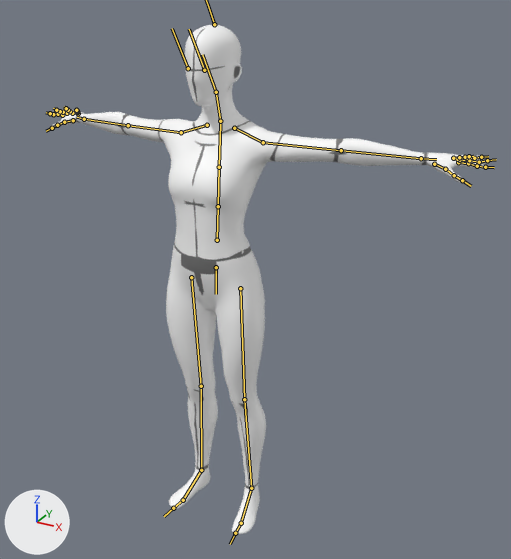
One commit to the Blender file characters/essential/adult-female/adult-female.blend: the scene before it, then after it.
Rendered twice from a camera (50 mm lens) standing at (1.088, -1.722, 1.769) and looking at (0.082, 0.106, 0.855). The axes (+X, +Y, +Z) are drawn at lower left. The lights are the same throughout. Both versions are drawn at frame 0 of the action 'ArmatureAction'; the numbers are the values there. The bones that bend it are drawn over the model as lines.

The first picture shows 'adult-female'.
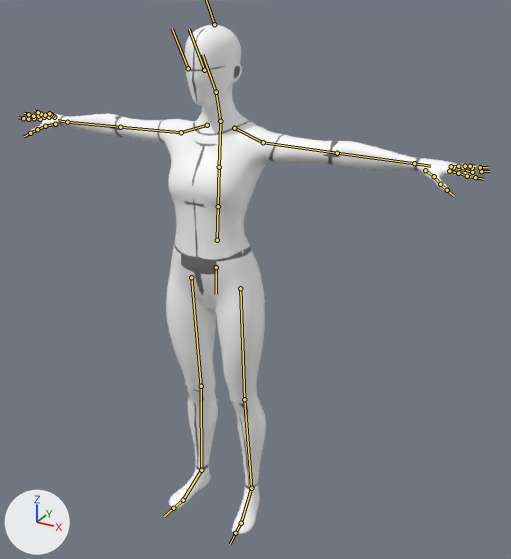
Commit message: Make the arms and hands better.

Diff of the bpy script that builds the scene:
```diff
--- a/characters/essential/adult-female/adult-female.blend.py
+++ b/characters/essential/adult-female/adult-female.blend.py
@@ bone_leftarm @@
 bone_leftarm = bpy.data.objects['Armature'].pose.bones['LeftArm']  # child of 'LeftShoulder'
-bone_leftarm.rotation_quaternion = (0.998, -0.042, 0.0, 0.049)  # degrees (-5, 0, 6)
+bone_leftarm.rotation_quaternion = (1.0, 0.001, 0.0, -0.001)  # degrees (0, 0, 0)
@@ bone_lefthand @@
 bone_lefthand = bpy.data.objects['Armature'].pose.bones['LeftHand']  # child of 'LeftForeArm'
-bone_lefthand.rotation_quaternion = (0.996, -0.064, -0.004, 0.059)  # degrees (-7, 0, 7)
+bone_lefthand.rotation_quaternion = (1.0, 0.001, 0.0, -0.001)  # degrees (0, 0, 0)
@@ bone_rightarm @@
 bone_rightarm = bpy.data.objects['Armature'].pose.bones['RightArm']  # child of 'RightShoulder'
-bone_rightarm.rotation_quaternion = (0.998, -0.042, 0.0, -0.048)  # degrees (-5, 0, -6)
+bone_rightarm.rotation_quaternion = (1.0, 0.001, 0.0, 0.001)  # degrees (0, 0, 0)
@@ bone_righthand @@
 bone_righthand = bpy.data.objects['Armature'].pose.bones['RightHand']  # child of 'RightForeArm'
-bone_righthand.rotation_quaternion = (0.997, -0.058, 0.0, -0.054)  # degrees (-7, 0, -6)
+bone_righthand.rotation_quaternion = (1.0, 0.001, 0.0, 0.001)  # degrees (0, 0, 0)
```

Pixel boxes [x1, y1, x2, y2] of what changed, in the pictures (511 x 559 px):
'adult-female', posed
    before: [49, 25, 488, 534]
    after: [23, 25, 482, 534]
bone 'LeftArm', root to tip
    before: (263, 142) to (341, 150)
    after: (263, 142) to (337, 153)
bone 'LeftHand', root to tip
    before: (421, 158) to (436, 159)
    after: (414, 163) to (430, 166)
bone 'RightArm', root to tip
    before: (181, 132) to (128, 125)
    after: (181, 132) to (120, 127)
bone 'RightHand', root to tip
    before: (84, 119) to (77, 117)
    after: (67, 122) to (58, 120)
